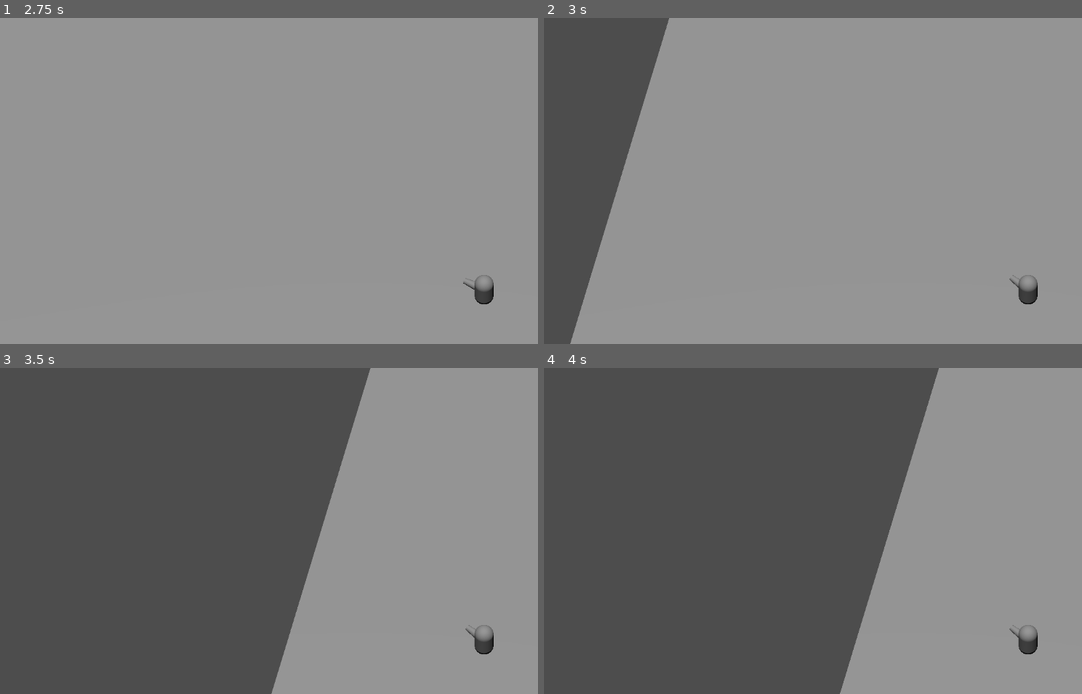
Above: before the commit, frames 1-4 (two rows, left to right).
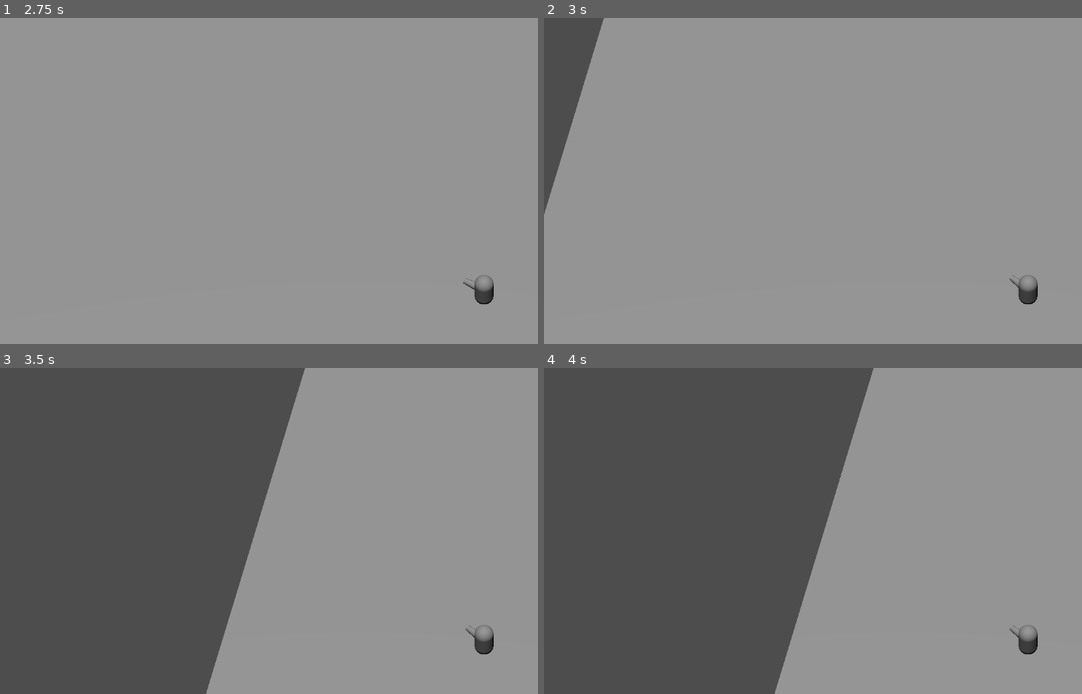
Above: after the commit, the same moments.

Repository: Iussaeus/JameGamePS2024.2
Game: Godot game, scene res://Scenes/TestWorld.tscn
Two runs of this game, one before a commit and one after it. Both use one fixed random seed, a clock stepped at 60 frames per second and the inputs below.
Inputs (mouse positions are in pixels of both pictures, inside the frame that each line leads up to):
- Up to frame 1 (2.75 s): move the mouse to (263, 246) at 0.52 s; hold E (interact) 0.53-1.28 s; hold W (forward) 0.53-2.03 s; move the mouse to (462, 229) at 1.27 s; click (462, 229) at 1.35 s; tap Enter at 2 s; move the mouse to (118, 132) at 2.02 s; hold A (left) from 2.03 s (still down); tap Space (space) at 2.1 s
- Up to frame 2 (3 s): keep holding A (left); tap Space (space) at 2.75 s; move the mouse to (861, 181) at 2.77 s; tap E (interact) at 2.85 s
- Up to frame 3 (3.5 s): keep holding A (left)
- Up to frame 4 (4 s): move the mouse to (748, 449) at 3.52 s; release A (left) at 3.53 s; hold S (backward) from 3.53 s (still down); click (748, 449) at 3.6 s

Frame 1 is identical in both runs. In frame 2, 11% of the frame differs, in the area x 0-24%, y 0-100%; in frame 3, 12%, in the area x 38-69%, y 0-100%; in frame 4, 12%.

Commit message:
small changes

Diff:
--- a/Scenes/Box.tscn
+++ b/Scenes/Box.tscn
@@ -16,6 +16,8 @@
 script = ExtResource("1_tx7t2")
 
 [node name="RigidBody3D" type="RigidBody3D" parent="."]
+collision_layer = 2
+collision_mask = 3
 mass = 20.0
 
 [node name="CollisionShape3D" type="CollisionShape3D" parent="RigidBody3D"]
@@ -25,13 +27,13 @@
 mesh = SubResource("BoxMesh_a7htf")
 skeleton = NodePath("../..")
 
-[node name="Interactable" parent="." instance=ExtResource("1_5p1gd")]
+[node name="Interactable" parent="RigidBody3D" instance=ExtResource("1_5p1gd")]
 collision_mask = 2
 
-[node name="CollisionShape3D" parent="Interactable" index="0"]
+[node name="CollisionShape3D" parent="RigidBody3D/Interactable" index="0"]
 shape = SubResource("BoxShape3D_rekmj")
 
 [node name="HpComponent" parent="." instance=ExtResource("3_iun0u")]
 unique_name_in_owner = true
 
-[editable path="Interactable"]
+[editable path="RigidBody3D/Interactable"]
--- a/Scenes/Dummy.tscn
+++ b/Scenes/Dummy.tscn
@@ -9,6 +9,8 @@
 [node name="Dummy" type="Node3D"]
 
 [node name="RigidBody3D" type="RigidBody3D" parent="."]
+collision_layer = 2
+collision_mask = 3
 mass = 20.0
 
 [node name="CollisionShape3D" type="CollisionShape3D" parent="RigidBody3D"]
--- a/Scenes/PlayerBody.tscn
+++ b/Scenes/PlayerBody.tscn
@@ -11,9 +11,11 @@
 
 [node name="PlayerBody" type="CharacterBody3D"]
 disable_mode = 2
+collision_layer = 2
+collision_mask = 3
 script = ExtResource("1_3u0e5")
-dash_cooldown = null
-dash_velocity = null
+dash_cooldown = 0.25
+dash_velocity = 100.0
 speed = 50.0
 
 [node name="CollisionShape3D" type="CollisionShape3D" parent="."]
@@ -27,7 +29,7 @@
 
 [node name="Gun" parent="." instance=ExtResource("2_sd1pr")]
 transform = Transform3D(1, 0, 0, 0, -4.37114e-08, 1, 0, -1, -4.37114e-08, 0, 0, 1.38252)
-collision_layer = 2
+collision_layer = 0
 collision_mask = 0
 projectile = ExtResource("4_mktup")
 projectile_speed = 100.0
--- a/Scenes/Projectile.tscn
+++ b/Scenes/Projectile.tscn
@@ -11,6 +11,7 @@
 
 [node name="Projectile" type="RigidBody3D"]
 collision_layer = 0
+collision_mask = 2
 mass = 0.01
 script = ExtResource("1_cob7m")
 
--- a/Scripts/Box.gd
+++ b/Scripts/Box.gd
@@ -1,6 +1,6 @@
 extends Node3D
 
-@onready var ineractable: Interactable = $Interactable
+@onready var ineractable: Interactable = $RigidBody3D/Interactable
 
 var is_open: bool = false
 
